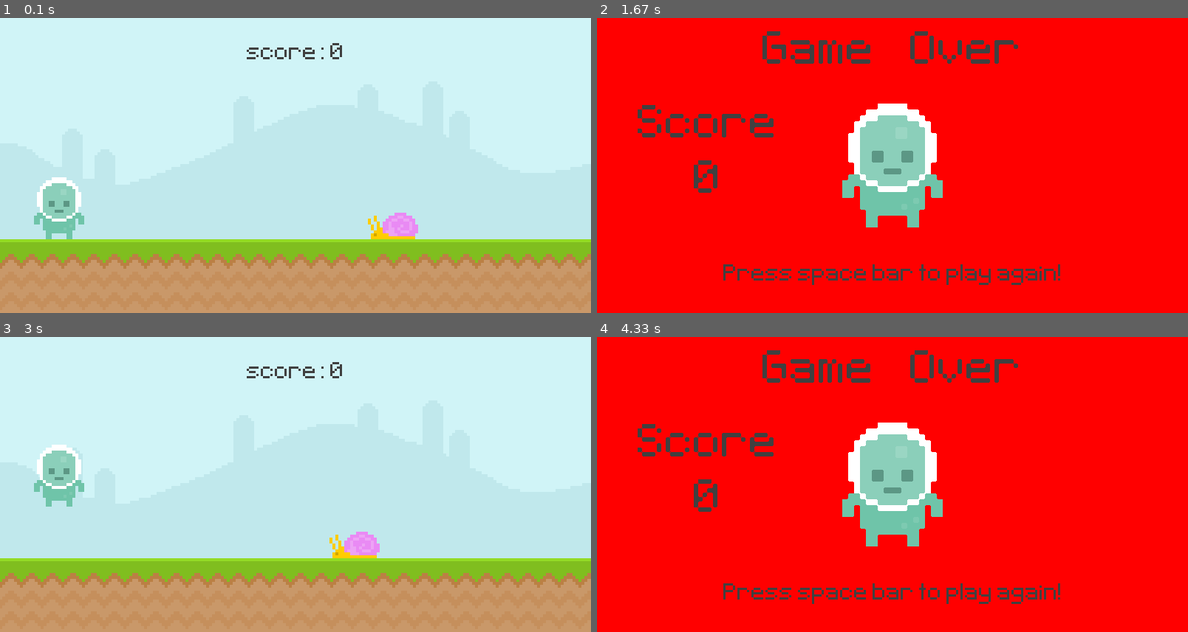
Above: before the commit, frames 1-4 (two rows, left to right).
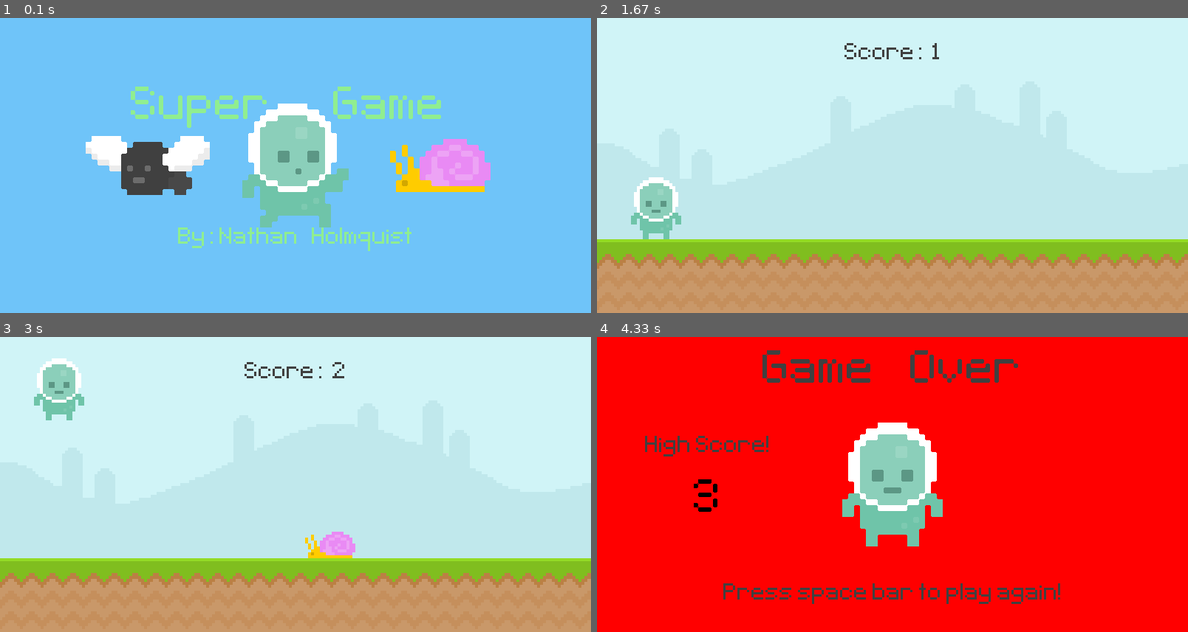
Above: after the commit, the same moments.

Repository: Nathan-Holmquist/PyGame
Game: pygame game, started from game.py
Two runs of this game, one before a commit and one after it. Both use one fixed random seed, a clock stepped at 60 frames per second and the inputs below.
Inputs:
- Up to frame 1 (0.1 s): no input
- Up to frame 2 (1.67 s): tap Space at 0.33 s; tap Enter at 0.67 s
- Up to frame 3 (3 s): tap Space at 2, 2.4, 2.7 s
- Up to frame 4 (4.33 s): tap Space at 3.23, 3.53 s

The runs differ from the first frame. In frame 1, 100% of the frame differs, in the area x 0-100%, y 0-100%; in frame 2, 100%; in frame 3, 3.7%; in frame 4, 1.1%.

Commit message:
Added fly's, game start menu, high score functionality, multiple enemies spawn at a time

Diff:
--- a/game.py
+++ b/game.py
@@ -1,27 +1,45 @@
 import pygame
 from sys import exit
+from random import randint
+
+def displayScore():
+    current_time = (pygame.time.get_ticks() - start_time) // 1000
+    score_surf = test_font.render(f'Score:  {current_time}', False, (64,64,64))
+    score_rect = score_surf.get_rect(center = (400,50))
+    screen.blit(score_surf,score_rect)
+
+    return current_time
+
+def enemyMovement(enemy_List):
+    if enemy_List:
+        for enemy_rect in enemy_List:
+            enemy_rect.x -= 5
+            if enemy_rect.bottom == 300:
+                screen.blit(snail_surface, enemy_rect)
+            else:
+                screen.blit(fly_surface, enemy_rect)
+        enemy_List = [enemy for enemy in enemy_List if enemy.x > -100]
+    return enemy_List
+
+def getCollisions(player, enemy_list):
+    if enemy_list:
+        for enemy_rect in enemy_list:
+            if player.colliderect(enemy_rect): return True
+    return False
+
+
 
 score = 0
-deaths = 0
-
-def displayScore():
-    timeMili = pygame.time.get_ticks() - start_time
-    score = timeMili//1000
-    score_surface = test_font.render("score: " + str(score), False, (64,64,64))
-    score_hitbox = score_surface.get_rect(center = (400,50))
-    screen.blit(score_surface,score_hitbox)
-
-
-
-
+highScore = 0
+highScoreHappened = True
+start_time = 0
 score_total = 0
 pygame.init()
 screen = pygame.display.set_mode((800,400))
 screen.fill("blue")
 clock = pygame.time.Clock()
 test_font = pygame.font.Font('font\\Pixeltype.ttf',50)
-gameOver = False
-start_time = 0
+gameOver = True
 ground = pygame.image.load("graphics\\ground.png").convert()
 backGround = pygame.image.load("graphics\\sky.png").convert()
 
@@ -40,6 +58,11 @@
 snail_surface = pygame.image.load("graphics\\snail\\snail1.png").convert_alpha()
 snail_hitbox = snail_surface.get_rect(bottomright = (600, 300))
 
+fly_surface = pygame.image.load("graphics\\fly\\fly1.png").convert_alpha()
+fly_hitbox = fly_surface.get_rect(bottomright = (600,250))
+
+enemy_hitbox_list = []
+
 player_surface = pygame.image.load("graphics\\Player\\player_stand.png").convert_alpha()
 player_hitbox = player_surface.get_rect(midbottom = (80,300 + player_gravity))
 
@@ -48,7 +71,9 @@
 player_stand = pygame.transform.scale2x(player_stand)
 player_stand_hitbox = player_stand.get_rect(center = (400,200))
 
-
+# Timer
+enemy_timer = pygame.USEREVENT + 1
+pygame.time.set_timer(enemy_timer, 1500)
 
 while True:
     for event in pygame.event.get():
@@ -56,46 +81,51 @@
             pygame.quit()
             exit()
 
-        if not gameOver:
+        if not gameOver: #if game is running
             if (event.type == pygame.KEYDOWN) and (player_hitbox.bottom == 300):
                 player_gravity = -20
-                print('jump')
-        else:
+
+        else:   # if game is not running
             if (event.type == pygame.KEYDOWN) and (event.key == pygame.K_SPACE):
-                gameOver = False
                 snail_hitbox.left = 800
                 start_time = pygame.time.get_ticks()
+                gameOver = False
+                highScoreHappened = False
+
+        if (event.type == enemy_timer) and (not gameOver):
+            if randint(0,2):
+                enemy_hitbox_list.append(snail_surface.get_rect(bottomright = (randint(900,1100), 300)))
+            else:
+                enemy_hitbox_list.append(fly_surface.get_rect(bottomright = (randint(900,1100), 210)))
 
     if not gameOver:
 
-        print(score)
         screen.blit(backGround, (0,0))
         screen.blit(ground, (0,300))
-        # text_surface = test_font.render('Score: '+ str(displayScore()), False, 'Green')
-        # score_hitbox = text_surface.get_rect(midbottom = (400, 50))
-        # screen.blit(text_surface, score_hitbox)
-
-        displayScore()
-
-
-        snail_hitbox.left -= 6
-        if snail_hitbox.right < 0 : snail_hitbox.left = 800
-        screen.blit(snail_surface, (snail_hitbox))
+
+        score = displayScore()
+        if score > highScore:
+            highScore = score
+            highScoreHappened = True
+
+
+
 
         player_gravity += 1
         player_hitbox.y += player_gravity
         if player_hitbox.bottom >=300: player_hitbox.bottom = 300
         screen.blit(player_surface, player_hitbox)
 
-
-        if player_hitbox.colliderect(snail_hitbox):
-            gameOver = True
+        # Enemy Movement
+        enemy_hitbox_list =  enemyMovement(enemy_hitbox_list)
+
+
+        gameOver = getCollisions(player_hitbox, enemy_hitbox_list)
 
     else:
-        start_time = pygame.time.get_ticks()
-        screen.fill(('red'))
-        screen.blit(player_stand,player_stand_hitbox)
-        deaths += 1
+
+
+        # Game Over
         game_over_text = test_font.render("Game    Over", False, (64,64,64))
         game_over_text = pygame.transform.scale2x(game_over_text)
         game_over_rect = game_over_text.get_rect(center = (400,50))
@@ -107,14 +137,62 @@
         score_text = pygame.transform.scale2x(score_text)
         score_rect = score_text.get_rect(center = (150,150))
 
-        numScore_text = test_font.render(str(score_total),False, (64,64,64))
-        numScore_text = pygame.transform.scale2x(numScore_text)
-        numScore_rect = numScore_text.get_rect(center = (150,225))
-
-        screen.blit(play_again_text, play_again_rect)
-        screen.blit(game_over_text,game_over_rect)
-        screen.blit(score_text, score_rect)
-        screen.blit(numScore_text, numScore_rect)
+        high_score_text = test_font.render("High Score!", False, (64,64,64))
+        # high_score_text = pygame.transform.scale2x(high_score_text)
+        high_score_rect = high_score_text.get_rect(center = (150,150))
+
+        score_num = test_font.render(f'{score}', False, (0,0,0))
+        score_num = pygame.transform.scale2x(score_num)
+        score_num_rect = score_num.get_rect(center = (150,225))
+
+        # Opening Screen
+
+        game_title = test_font.render("Super       Game", False, ('lightgreen'))
+        game_title = pygame.transform.scale2x(game_title)
+        game_hitbox = game_title.get_rect(center = (390,125))
+
+        game_dev = test_font.render("By: Nathan   Holmquist", False, ('lightgreen'))
+        game_dev_hitbox = game_dev.get_rect(center = (400,300))
+
+        title_player = pygame.image.load('graphics\\Player\\jump.png').convert_alpha()
+        title_player = pygame.transform.scale2x(title_player)
+        title_player_hitbox = title_player.get_rect(center = (400,200))
+
+        title_fly = pygame.image.load('graphics\\Fly\\fly1.png').convert_alpha()
+        title_fly = pygame.transform.scale2x(title_fly)
+        title_fly_hitbox = title_fly.get_rect(center = (200,200))
+
+        title_snail = pygame.image.load('graphics\\Snail\\snail1.png').convert_alpha()
+        title_snail = pygame.transform.scale2x(title_snail)
+        title_snail_hitbox = title_snail.get_rect(center = (600,200))
+
+
+        if score != 0:
+            screen.fill('red')
+            screen.blit(player_stand,player_stand_hitbox)
+            if highScoreHappened:
+                screen.blit(high_score_text, high_score_rect)
+            else:
+                screen.blit(score_text, score_rect)
+
+            screen.blit(game_over_text,game_over_rect)
+            screen.blit(score_num, score_num_rect)
+
+            screen.blit(play_again_text, play_again_rect)
+            enemy_hitbox_list = []
+
+        else:
+            screen.fill((111,196,249))
+            screen.blit(game_title, game_hitbox)
+            screen.blit(game_dev, game_dev_hitbox)
+            screen.blit(title_player, title_player_hitbox)
+            screen.blit(title_fly, title_fly_hitbox)
+            screen.blit(title_snail, title_snail_hitbox)
+
+
+
+
+
 
 
 
--- a/tempCodeRunnerFile.py
+++ b/tempCodeRunnerFile.py
@@ -1 +1 @@
-screen.blit(text_surface, score_hitbox)
+high_score_text = pygame.transform.scale2x(high_score_text)
